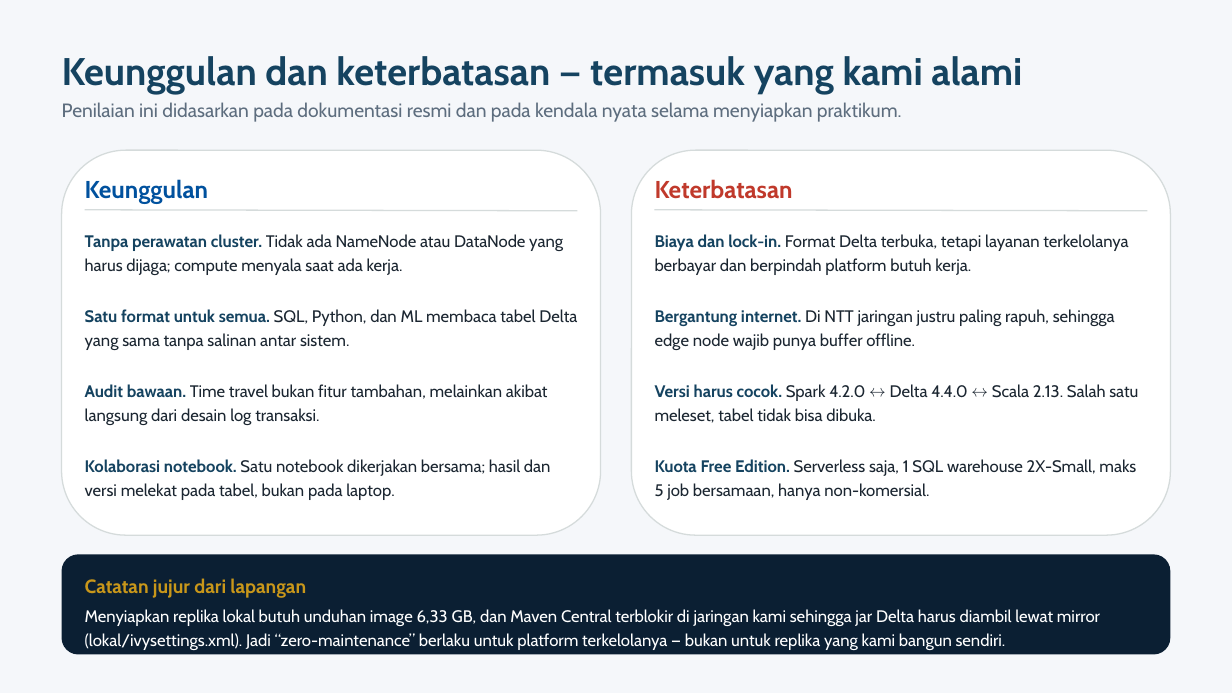
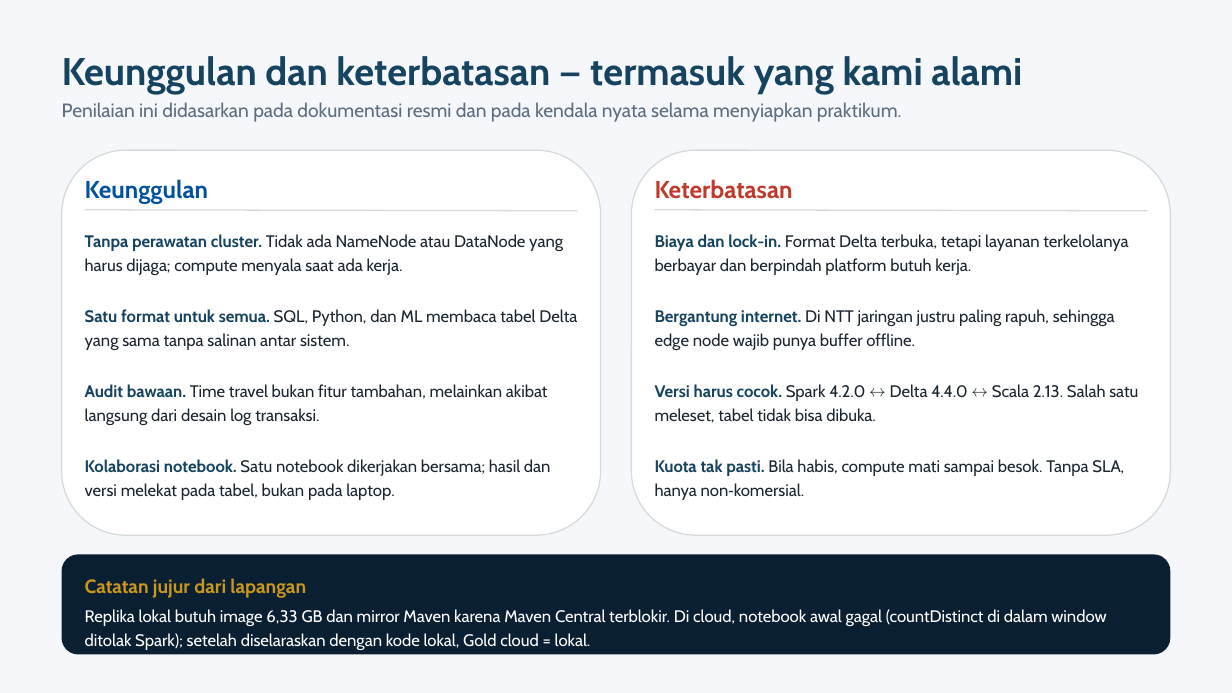
Before and after one commit to Sintasitinuriah/PABD-databrick-kel2, a slide deck: slide 17 of presentasi/Databricks_Kelompok2_Gempa_NTT.pptx. Drawn at 1232x693 pixels with LibreOffice and Linux fonts; fonts in the diff are those of the drawing. Boxes give left, top, right and bottom in pixels: in the first picture for what was removed or moved away, otherwise in the second. Text is boxed around its words. In the diff, an @@ line names an element or a change of style, - is before the commit and + after.

```diff
--- a/presentasi/Databricks_Kelompok2_Gempa_NTT.pptx
+++ b/presentasi/Databricks_Kelompok2_Gempa_NTT.pptx
@@ text at (655, 459, 1124, 500): text changed @@
-Kuota Free Edition. Serverless saja, 1 SQL warehouse 2X-Small, maks 5 job bersamaan, hanya non-komersial.
+Kuota tak pasti. Bila habis, compute mati sampai besok. Tanpa SLA, hanya non‑komersial.
@@ text at (85, 609, 1106, 650): text changed @@
-Menyiapkan replika lokal butuh unduhan image 6,33 GB, dan Maven Central terblokir di jaringan kami sehingga jar Delta harus diambil lewat mirror (lokal/ivysettings.xml). Jadi “zero-maintenance” berlaku untuk platform terkelolanya — bukan untuk replika yang kami bangun sendiri.
+Replika lokal butuh image 6,33 GB dan mirror Maven karena Maven Central terblokir. Di cloud, notebook awal gagal (countDistinct di dalam window ditolak Spark); setelah diselaraskan dengan kode lokal, Gold cloud = lokal.
```
Also in this commit, not shown: 1 other slide changed, 1 slide added, 1 slide removed, 4 other files.
